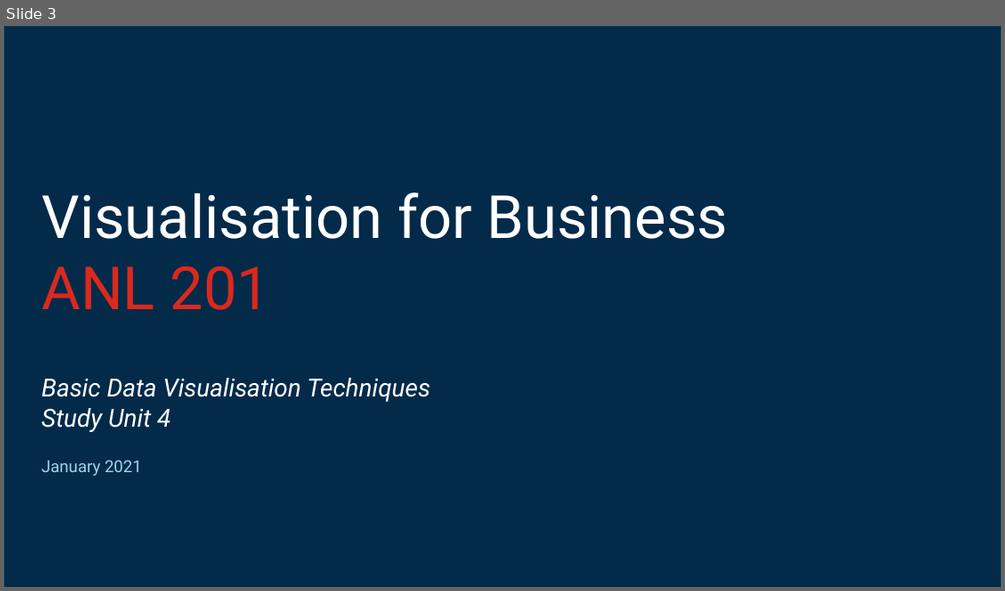
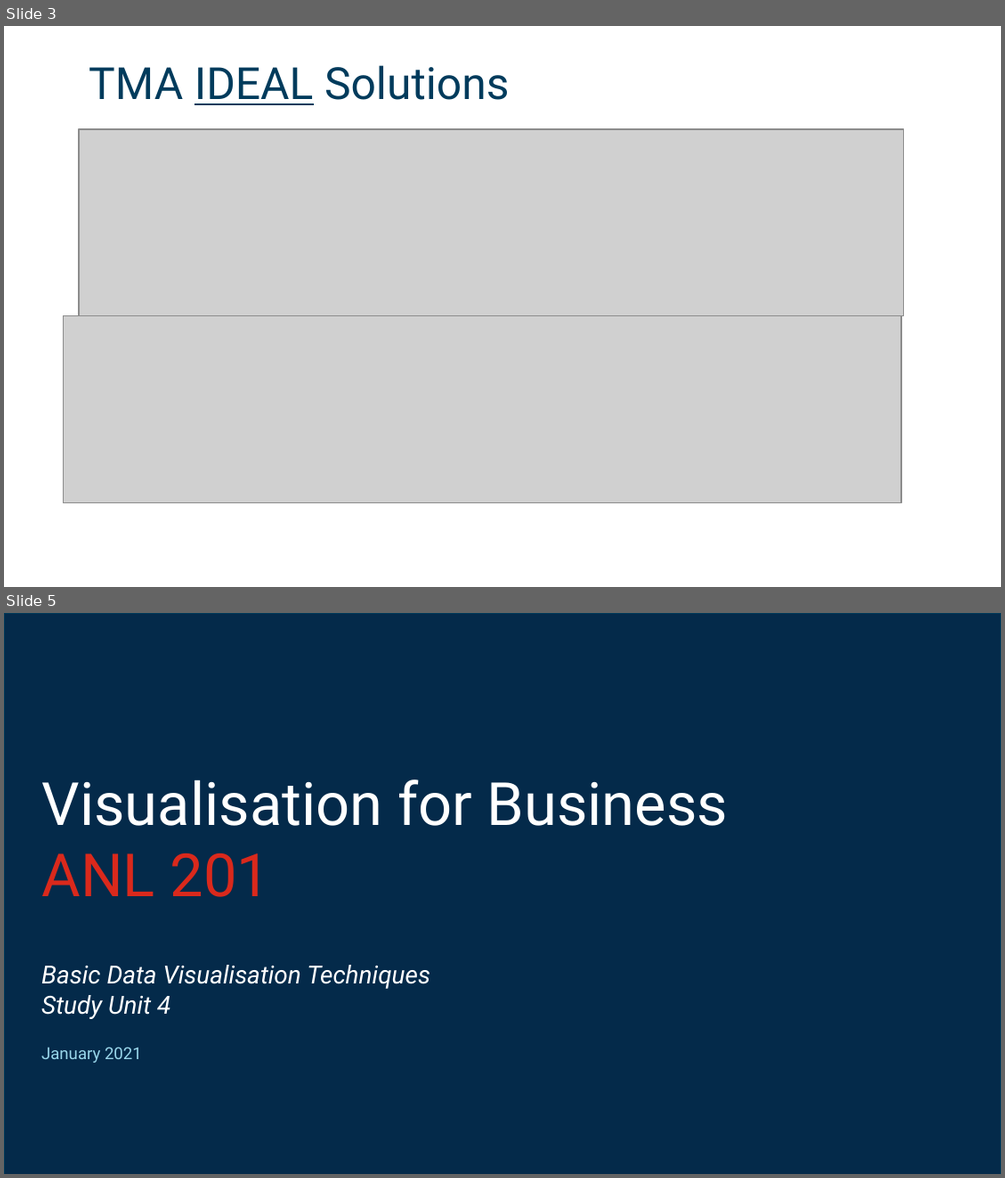
Before and after one commit to munishkumar-gh/munishkumar-gh.github.io, a slide deck: SuSS/ANL201 Study Unit 4_2021 - Lecturer.pptx. Shown one above the other, each under a label of ours: slide 3 before the commit, slides 3 and 5 after it; the slides between them are not shown. The pictures are 1005x591 and 1005x1178 pixels, drawn with LibreOffice and Linux fonts; fonts in the diff are those of the drawing; grey boxes stand for pictures; background and template pictures are left out. Boxes give left, top, right and bottom in pixels: in the first picture for what was removed or moved away, otherwise in the second. Text is boxed around its words. In the diff, an @@ line names an element or a change of style, - is before the commit and + after.

```diff
--- a/SuSS/ANL201 Study Unit 4_2021 - Lecturer.pptx
+++ b/SuSS/ANL201 Study Unit 4_2021 - Lecturer.pptx
@@ slide 3 added at [4, 26, 1001, 587], background #FFFFFF @@
@@ title added at [89, 65, 509, 105], 32 pt, text #003B5C @@
+TMA IDEAL Solutions
@@ picture added at [79, 129, 904, 316] @@
@@ picture added at [63, 316, 901, 503] @@
@@ what was slide 3 is now slide 5 @@
```
Also in this commit, not shown: 3 slides changed, 1 other slide added, 1 other file.
